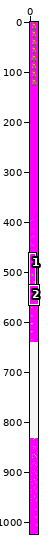
Sprite sheet -- arm9/graphics/Sprites.png. Above: a wide view before the commit, with the close-up outlined.
Close-up. First the earlier version:
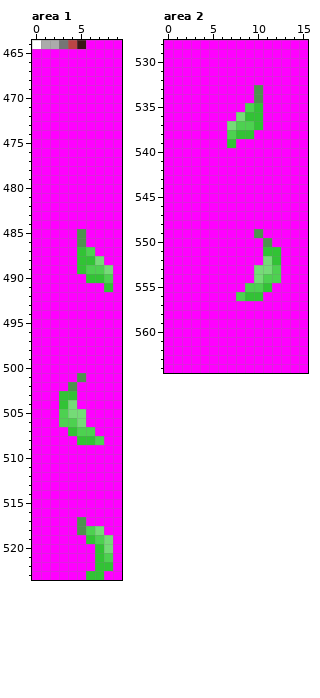
The file is 16x1024 pixels. Colours within 5 levels of each other are drawn and written as one. Shown: area 1: x 0..9, y 464..523; area 2: x 0..15, y 528..564.
The result:
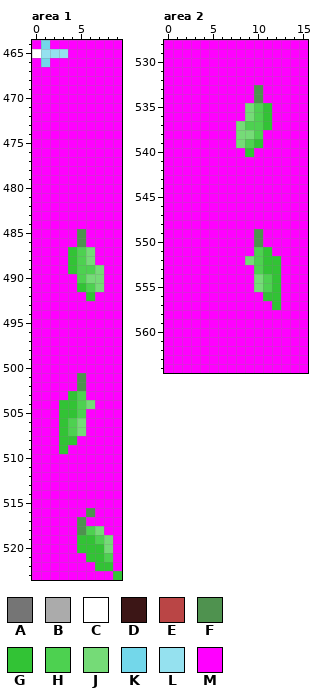
Palette (. is transparent): A #757575  B #ababab  C #ffffff  D #3c1616  E #ba4545  F #4f924f  G #32c335  H #4dd150  J #75db77  K #73d7ea  L #95e1ef  M #ff00ff
From old to new:
--- area 1
@@ x 0..9 @@
-464 CBBAEDMMMM
-465 MMMMMMMMMM
-466 MMMMMMMMMM
+464 MKMMMMMMMM
+465 CLLLMMMMMM
+466 MKMMMMMMMM
 467 MMMMMMMMMM
@@ x 0..9 @@
 486 MMMMMFMMMM
-487 MMMMMGHMMM
-488 MMMMMGGJMM
-489 MMMMMGHHJM
-490 MMMMMMGGHM
-491 MMMMMMMMGM
-492 MMMMMMMMMM
+487 MMMMGHJMMM
+488 MMMMGHJMMM
+489 MMMMGHHJMM
+490 MMMMMHJJMM
+491 MMMMMGHJMM
+492 MMMMMMGMMM
 493 MMMMMMMMMM
@@ x 0..9 @@
 501 MMMMMFMMMM
-502 MMMMFMMMMM
-503 MMMGGMMMMM
-504 MMMGJMMMMM
-505 MMMHJJMMMM
-506 MMMHHJMMMM
-507 MMMMGHHMMM
-508 MMMMMGGHMM
-509 MMMMMMMMMM
+502 MMMMMFMMMM
+503 MMMMGHMMMM
+504 MMMGGHJMMM
+505 MMMGGHMMMM
+506 MMMGHJMMMM
+507 MMMGHJMMMM
+508 MMMGGMMMMM
+509 MMMGMMMMMM
 510 MMMMMMMMMM
@@ x 3..9 @@
 515 MMMMMMM
-516 MMMMMMM
+516 MMMFMMM
 517 MMFMMMM
 518 MMFHJMM
-519 MMMGHJM
-520 MMMMGJM
-521 MMMMGHM
+519 MMGGHJM
+520 MMGGGJM
+521 MMMGGHM
 522 MMMMGGM
-523 MMMGGMM
+523 MMMMMMG
--- area 2
@@ x 5..13 @@
 534 MMMMMFMMM
-535 MMMMHGMMM
-536 MMMJGGMMM
-537 MMJHHGMMM
-538 MMHGGMMMM
-539 MMGMMMMMM
-540 MMMMMMMMM
+535 MMMMJHGMM
+536 MMMMJHGMM
+537 MMMJHHGMM
+538 MMMJJHMMM
+539 MMMJHGMMM
+540 MMMMGMMMM
 541 MMMMMMMMM
@@ x 6..14 @@
 549 MMMMFMMMM
-550 MMMMMFMMM
-551 MMMMMGGMM
-552 MMMMMJGMM
-553 MMMMJJHMM
-554 MMMMJHHMM
-555 MMMHHGMMM
-556 MMHGGMMMM
-557 MMMMMMMMM
+550 MMMMFMMMM
+551 MMMMHGMMM
+552 MMMJHGGMM
+553 MMMMHGGMM
+554 MMMMJHGMM
+555 MMMMJHGMM
+556 MMMMMGGMM
+557 MMMMMMGMM
 558 MMMMMMMMM
